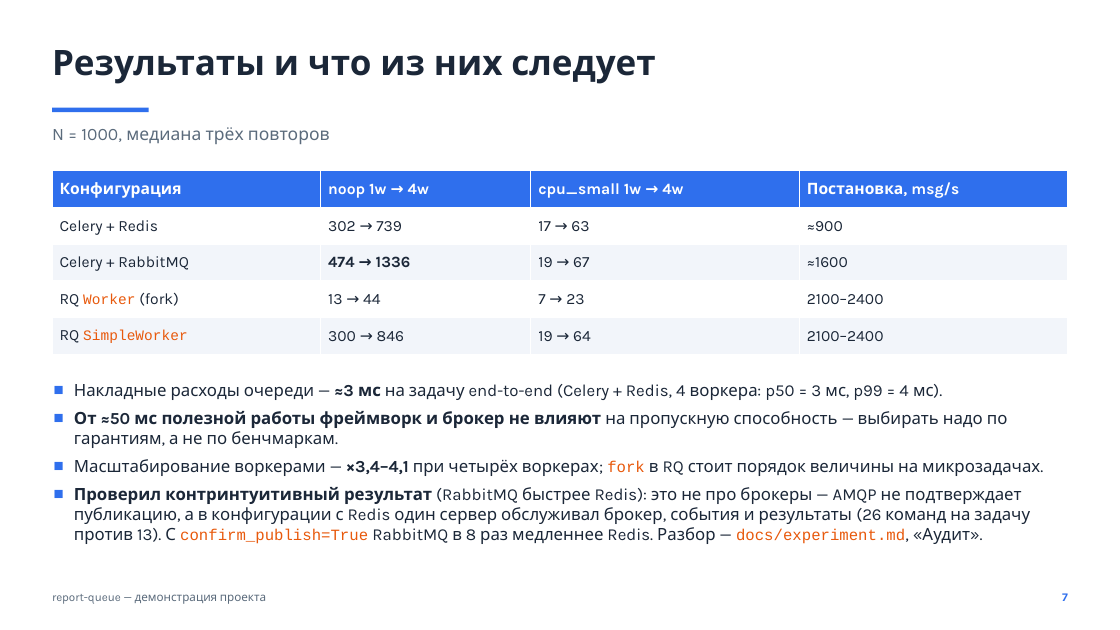
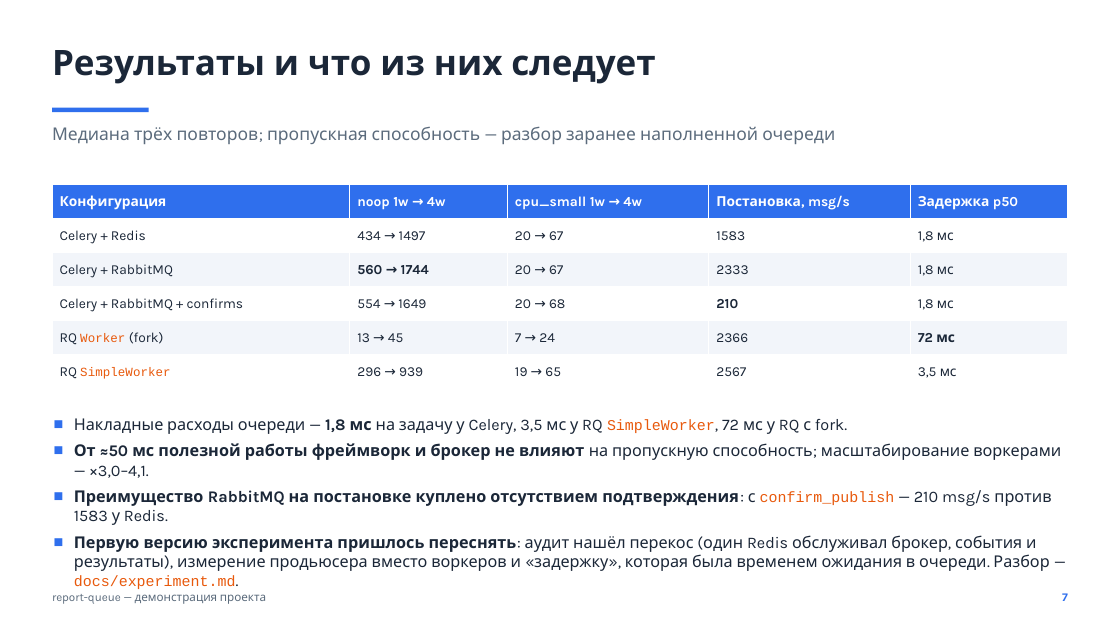
Before and after one commit to kirillkychkin/report-queue, a slide deck: slide 7 of slides/project.pptx. Drawn at 1120x630 pixels with LibreOffice and Linux fonts; fonts in the diff are those of the drawing. Boxes give left, top, right and bottom in pixels: in the first picture for what was removed or moved away, otherwise in the second. Text is boxed around its words. In the diff, an @@ line names an element or a change of style, - is before the commit and + after.

```diff
--- a/slides/project.pptx
+++ b/slides/project.pptx
@@ text at (52,126,835,144): text changed @@
-N = 1000, медиана трёх повторов
+Медиана трёх повторов; пропускная способность — разбор заранее наполненной очереди
@@ table at (52,185,1069,389) @@
-Конфигурация | noop 1w → 4w | cpu_small 1w → 4w | Постановка, msg/s
-Celery + Redis | 302 → 739 | 17 → 63 | ≈900
-Celery + RabbitMQ | 474 → 1336 | 19 → 67 | ≈1600
-RQ Worker (fork) | 13 → 44 | 7 → 23 | 2100–2400
-RQ SimpleWorker | 300 → 846 | 19 → 64 | 2100–2400
+Конфигурация | noop 1w → 4w | cpu_small 1w → 4w | Постановка, msg/s | Задержка p50
+Celery + Redis | 434 → 1497 | 20 → 67 | 1583 | 1,8 мс
+Celery + RabbitMQ | 560 → 1744 | 20 → 67 | 2333 | 1,8 мс
+Celery + RabbitMQ + confirms | 554 → 1649 | 20 → 68 | 210 | 1,8 мс
+RQ Worker (fork) | 13 → 45 | 7 → 24 | 2366 | 72 мс
+RQ SimpleWorker | 296 → 939 | 19 → 65 | 2567 | 3,5 мс
@@ table: place and size @@
-table at (52,171,1069,355)
+table at (52,185,1069,389)
@@ text at (74,418,1061,589): text changed; size 14.4 to 13.9 pt @@
-■ Накладные расходы очереди — ≈3 мс на задачу end-to-end (Celery + Redis, 4 воркера: p50 = 3 мс, p99 = 4 мс).
-■ От ≈50 мс полезной работы фреймворк и брокер не влияют на пропускную способность — выбирать надо по гарантиям, а не по бенчмаркам.
-■ Масштабирование воркерами — ×3,4–4,1 при четырёх воркерах; fork в RQ стоит порядок величины на микрозадачах.
-■ Проверил контринтуитивный результат (RabbitMQ быстрее Redis): это не про брокеры — AMQP не подтверждает публикацию, а в конфигурации с Redis один сервер обслуживал брокер, события и результаты (26 команд на задачу против 13). С confirm_publish=True RabbitMQ в 8 раз медленнее Redis. Разбор — docs/experiment.md, «Аудит».
+■ Накладные расходы очереди — 1,8 мс на задачу у Celery, 3,5 мс у RQ SimpleWorker, 72 мс у RQ с fork.
+■ От ≈50 мс полезной работы фреймворк и брокер не влияют на пропускную способность; масштабирование воркерами — ×3,0–4,1.
+■ Преимущество RabbitMQ на постановке куплено отсутствием подтверждения: с confirm_publish — 210 msg/s против 1583 у Redis.
+■ Первую версию эксперимента пришлось переснять: аудит нашёл перекос (один Redis обслуживал брокер, события и результаты), измерение продьюсера вместо воркеров и «задержку», которая была временем ожидания в очереди. Разбор — docs/experiment.md.
```
Also in this commit, not shown: 3 other slides changed, 32 other files.
